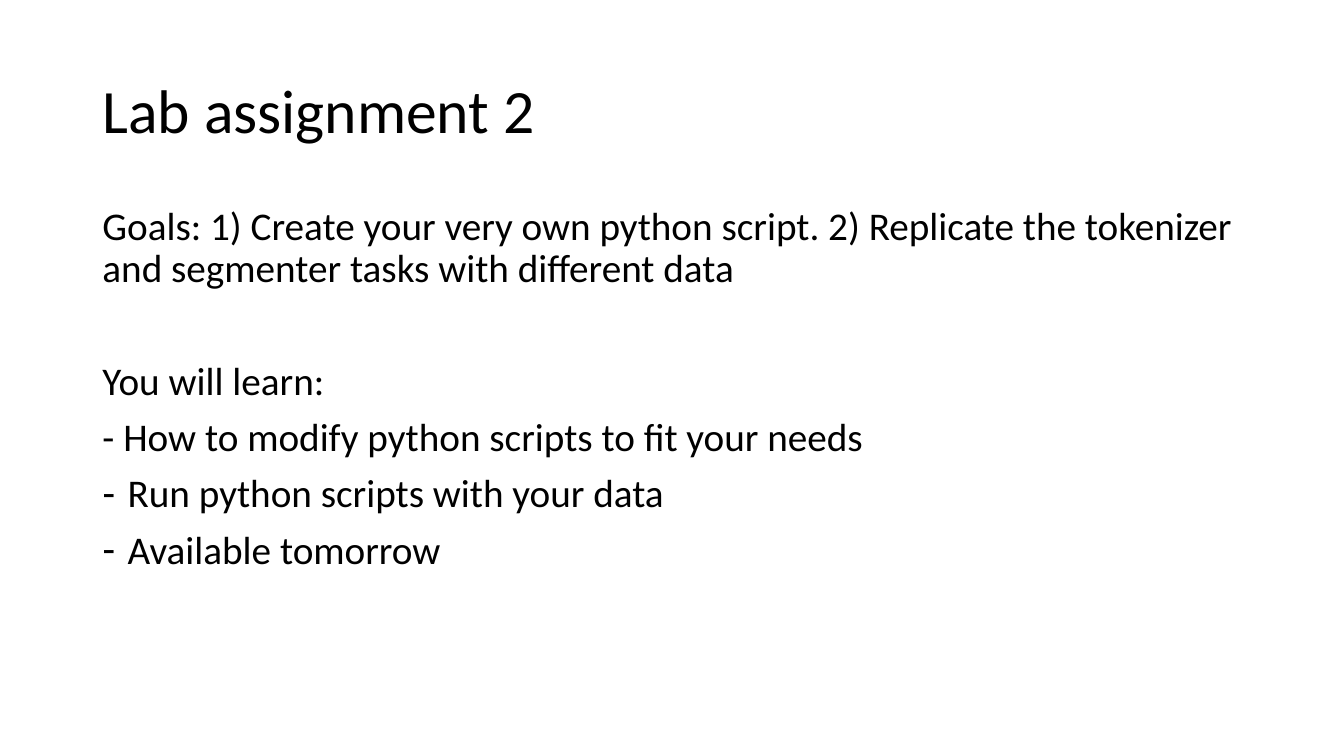
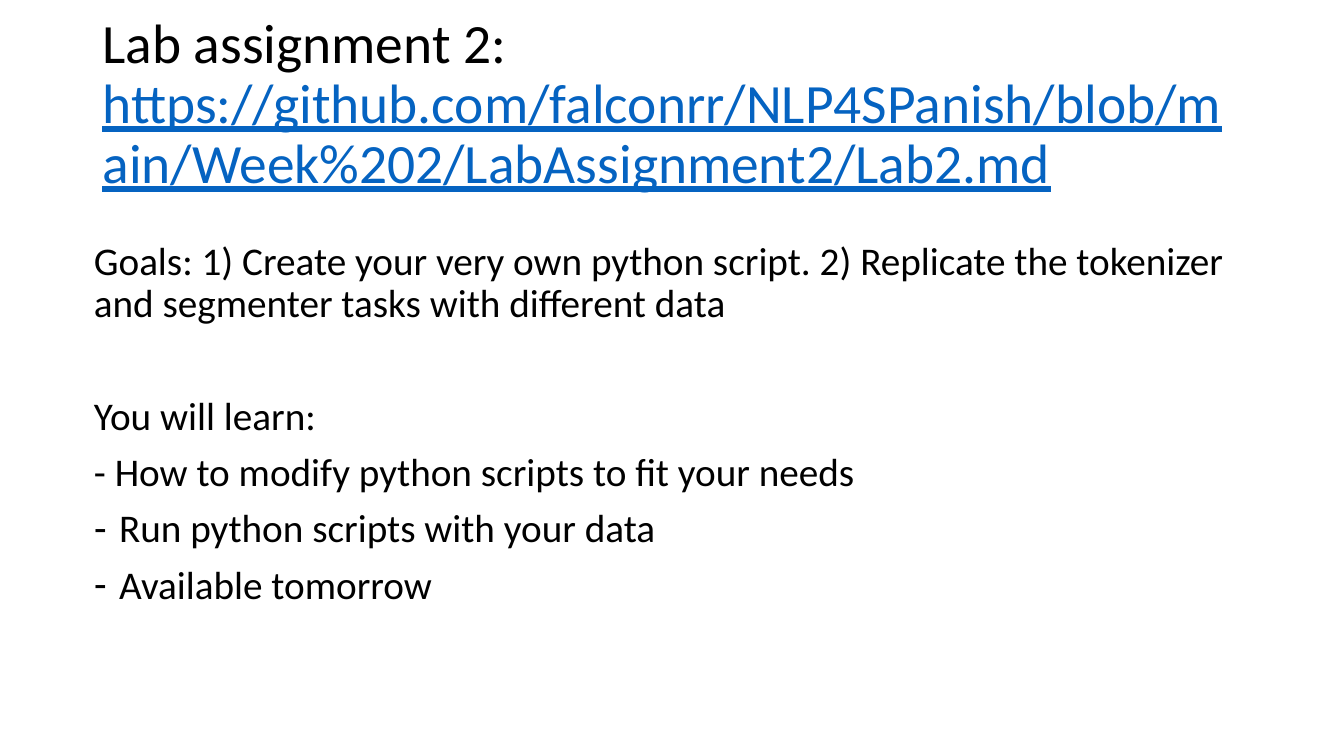
Before and after one commit to falconrr/NLP4SPanish2022, a slide deck: slide 11 of Week 2/Classes/Clases3-4.pptx. Drawn at 1344x756 pixels with LibreOffice and Linux fonts; fonts in the diff are those of the drawing. Boxes give left, top, right and bottom in pixels: in the first picture for what was removed or moved away, otherwise in the second. Text is boxed around its words. In the diff, an @@ line names an element or a change of style, - is before the commit and + after.

Commit message:
updated python scripts

```diff
--- a/Week 2/Classes/Clases3-4.pptx
+++ b/Week 2/Classes/Clases3-4.pptx
@@ title at <box>102,24,1221,193</box>: text changed; size 44 to 39.6 pt; text colour #000000 to #0563C1 @@
-Lab assignment 2
+Lab assignment 2: https://github.com/falconrr/NLP4SPanish/blob/main/Week%202/LabAssignment2/Lab2.md
@@ text "Goals: 1) Create your very ...": place and size @@
-text "Goals: 1) Create your very ..." at <box>102,211,1232,565</box>
+text "Goals: 1) Create your very ..." at <box>94,246,1223,600</box>
```
Also in this commit, not shown: 2 other files.
